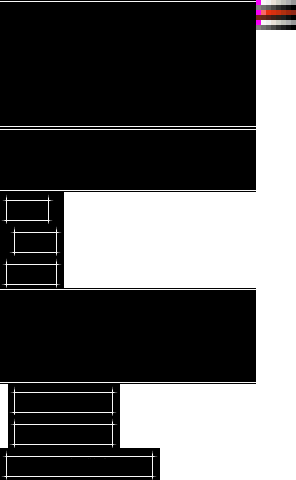
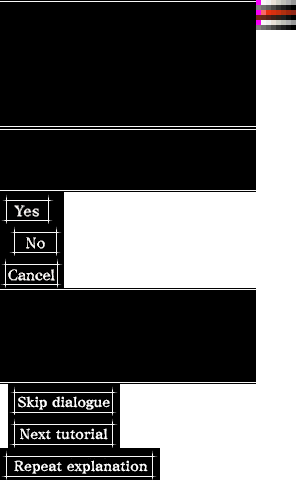
Layer changes from the first 296x480 image to the second:
added layer "Skip dialogue Next tutorial Repeat explanation" above "Layer 1" over [14, 396, 148, 474]
painted on "Layer 1" over [0, 205, 63, 288]
